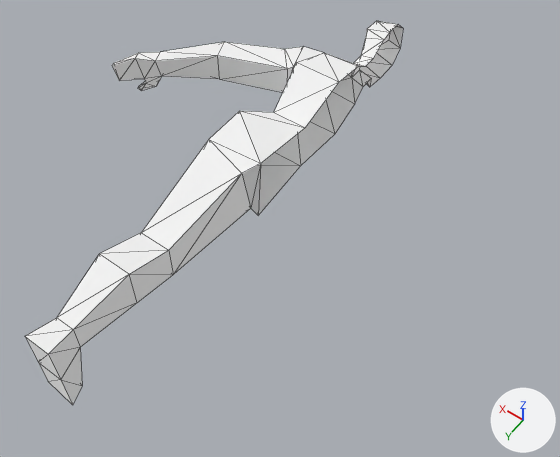
One commit to the glTF model models/dummy_girl.glb: the scene before it, then after it.
The view is the same before and after, from a 50 mm camera at (-2.32, 3.05, 4.32) aimed at (-0.22, 0.12, -0.29). Arrows for +X, +Y and +Z are at lower right; the lights stay in place. Mesh edges are drawn as thin lines. Vertices at the same position are counted once.

Names of what the first picture shows: 'Girl'.
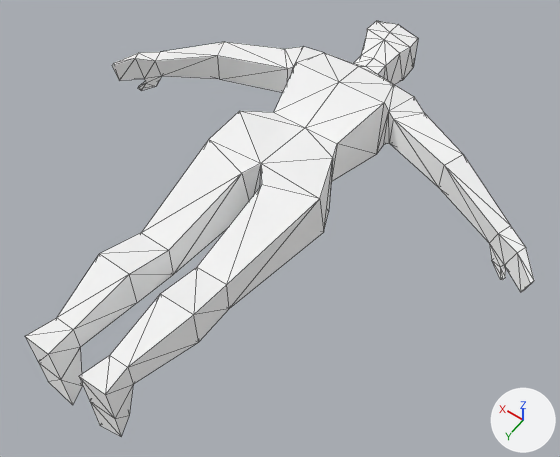
Where the change shows, as pixel boxes [x1, y1, x2, y2] in the pictures (560 x 457 px):
'Girl', reshaped (35% wider, 8% taller)
    before: [25, 21, 403, 405]
    after: [25, 21, 534, 436]
part 1 of me_cube, added
    after: [79, 25, 534, 436]

What the commit changed:
me_cube is used by ob_girl; location (0.0, 0.0, 0.0).
me_cube had 96 vertices, 170 faces and spanned x 0.0..1.99, y -2.01..2.01, z -0.5..0.27.
me_cube now has 172 vertices, 340 faces and spans x -1.99..1.99, y -2.01..2.01, z -0.5..0.27.
Part 1, on me_cube:
76 vertices are added at x -1.99..-0.09, y -2.01..2.01, z -0.5..0.27.
170 new faces join them.
